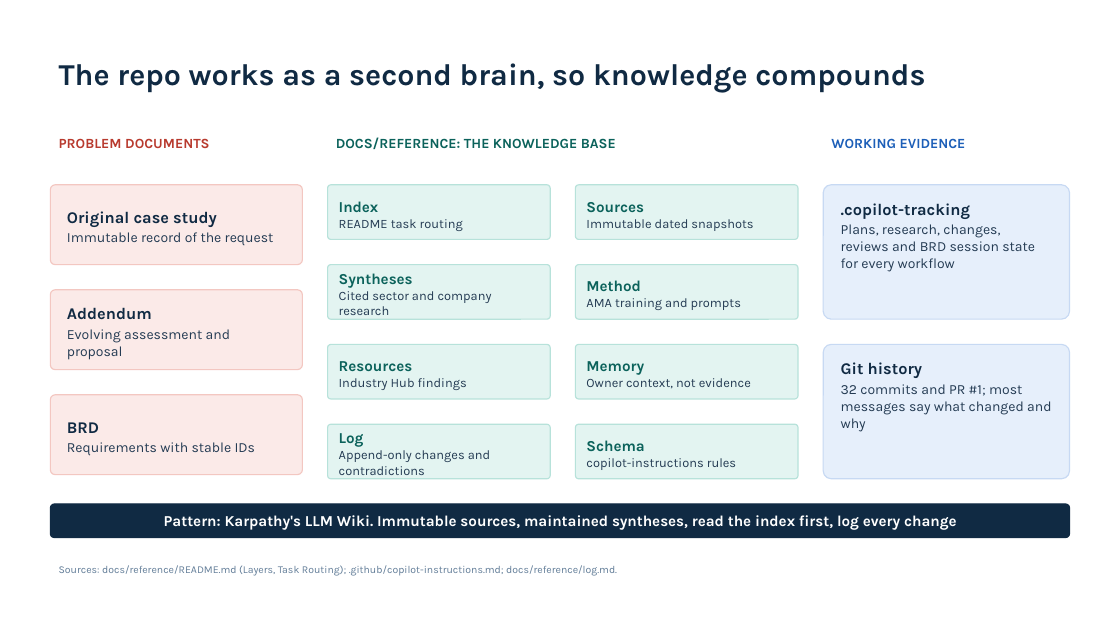
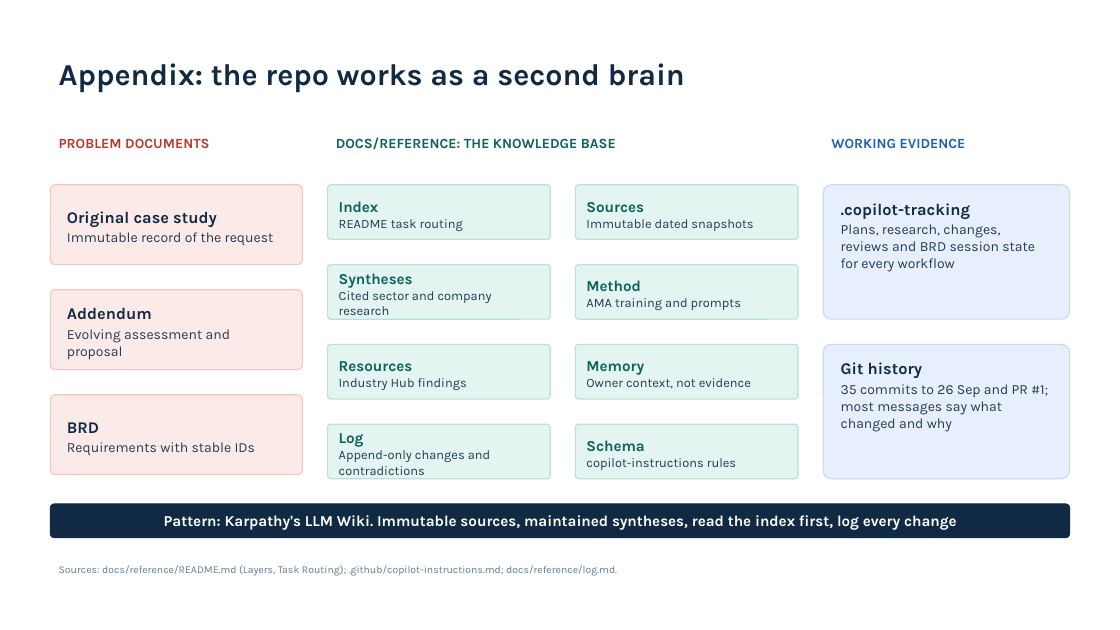
Before and after one commit to jmservera/ama, a slide deck: slide 14 of .copilot-tracking/ppt/2026-09-26/ama-mentor-progress-review/slide-deck/ama-mentor-progress-review.pptx (slide 11 before the commit). Drawn at 1120x630 pixels with LibreOffice and Linux fonts; fonts in the diff are those of the drawing. Boxes give left, top, right and bottom in pixels: in the first picture for what was removed or moved away, otherwise in the second. Text is boxed around its words. In the diff, an @@ line names an element or a change of style, - is before the commit and + after.

```diff
--- a/.copilot-tracking/ppt/2026-09-26/ama-mentor-progress-review/slide-deck/ama-mentor-progress-review.pptx
+++ b/.copilot-tracking/ppt/2026-09-26/ama-mentor-progress-review/slide-deck/ama-mentor-progress-review.pptx
@@ text at [59, 63, 685, 93]: text changed @@
-The repo works as a second brain, so knowledge compounds
+Appendix: the repo works as a second brain
@@ text in rounded rectangle at [841, 384, 1048, 432]: text changed @@
-32 commits and PR #1; most messages say what changed and why
+35 commits to 26 Sep and PR #1; most messages say what changed and why
```
Also in this commit, not shown: 6 other slides changed, 1 slide added, 35 other files.
